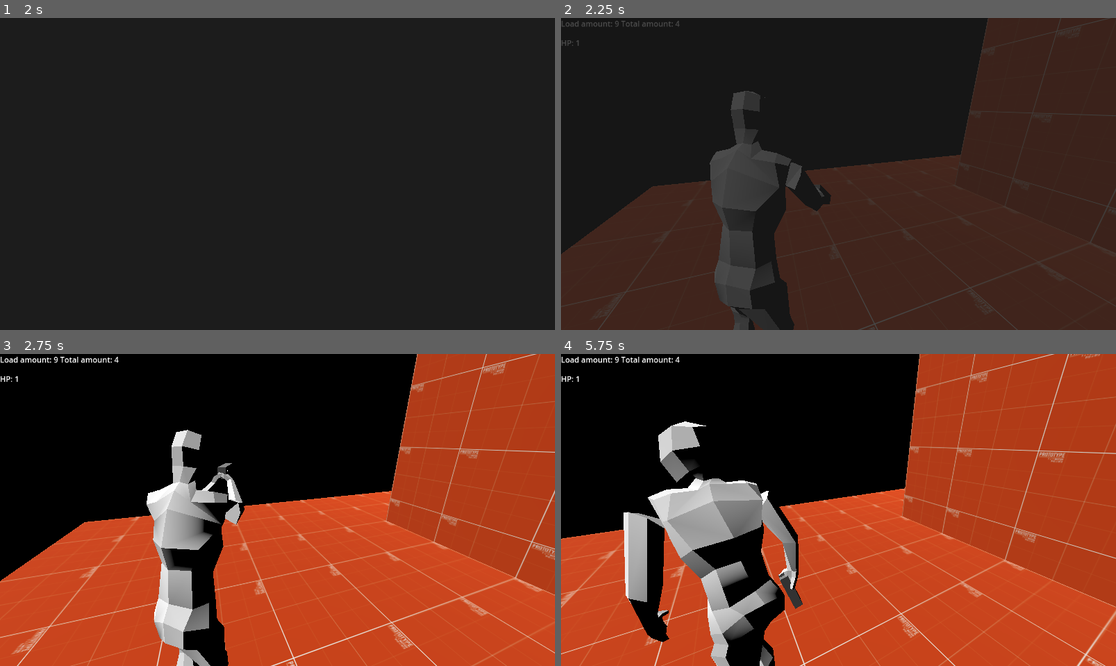
Above: before the commit, frames 1-4 (two rows, left to right).
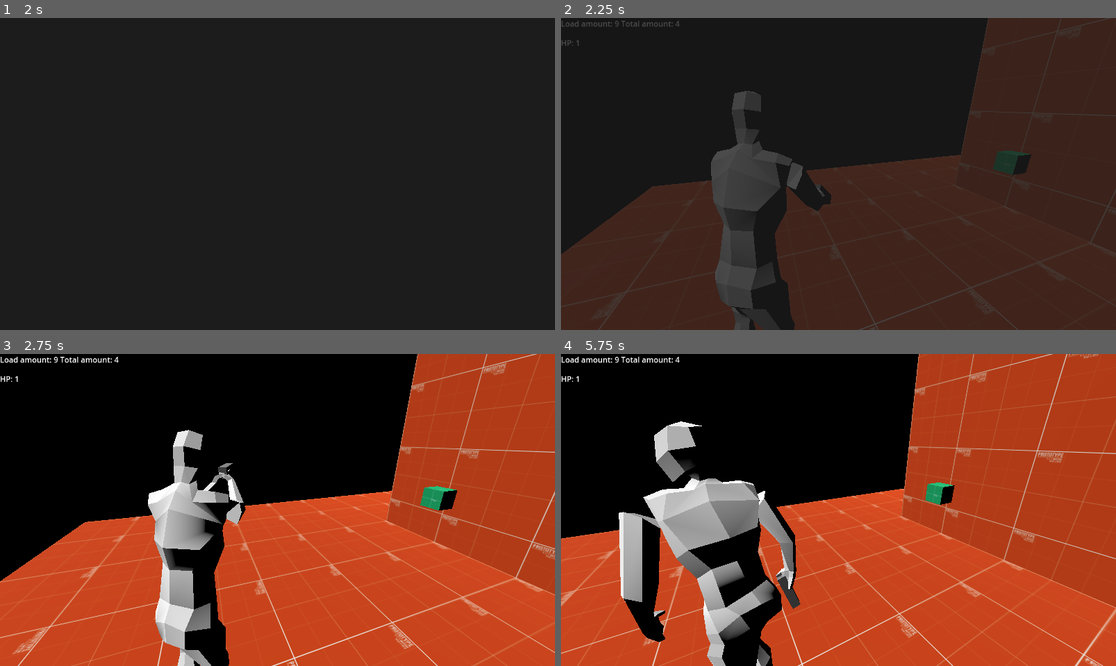
Above: after the commit, the same moments.

Repository: Vosnov/GD_APrototype
Game: Godot game, scene res://Scenes/Menu/main_menu.tscn
The game is run twice, just before and just after one commit, with the same random seed, the same clock (stepped at 60 frames per second) and the same inputs. The engine's default icon, where the game draws it, is replaced by a stand-in: a white triangle on a blue panel in a dark square.
Inputs (mouse positions are in pixels of both pictures, inside the frame that each line leads up to):
- Up to frame 1 (2 s): click "Start" at 0.5 s; click "Start" at 1.25 s
- Up to frame 2 (2.25 s): tap Enter at 2 s; move the mouse to (866, 174) at 2.02 s; hold D (right) from 2.03 s (still down); hold Right mouse button (aim) from 2.03 s (still down)
- Up to frame 3 (2.75 s): keep holding D (right); keep holding Right mouse button (aim); tap S (bottom) at 2.3 s
- Up to frame 4 (5.75 s): move the mouse to (810, 510) at 2.77 s; release D (right) at 2.78 s; release Right mouse button (aim) at 2.78 s; hold A (left) 2.78-3.53 s; tap S (bottom) at 2.85, 5.3 s; click (810, 510) at 3.05 s; move the mouse to (849, 503) at 3.52 s; hold D (right) 3.53-5.03 s; click (849, 503) at 3.6 s; tap W (top) at 3.8, 4.35 s; move the mouse to (832, 516) at 4.27 s; right-click (832, 516) at 4.55 s; move the mouse to (877, 513) at 5.02 s; hold A (left) from 5.03 s (still down); tap E (action) at 5.1 s

Frame 1 is identical in both runs. In frame 2, 0.9% of the frame differs, in the area x 0-85%, y 0-100%; in frame 3, 2.8%; in frame 4, 7.5%, in the area x 0-100%, y 0-100%.

Commit message:
message fix

Diff:
--- a/Nodes/Charecters/Enemy/enemy_type_1.tscn
+++ b/Nodes/Charecters/Enemy/enemy_type_1.tscn
@@ -142,31 +142,31 @@
 transform = Transform3D(-0.4, 0, -3.49691e-08, 0, 0.4, 0, 3.49691e-08, 0, -0.4, 0, 0, 0)
 
 [node name="Skeleton3D" parent="enemyType1/Armature" index="0"]
-bones/0/position = Vector3(0.010358, -0.558107, -0.155994)
+bones/0/position = Vector3(0.118354, -0.523743, 0.043937)
 bones/0/rotation = Quaternion(0.210705, -0.192415, -0.00365799, 0.958419)
 bones/1/rotation = Quaternion(0.245982, -0.181089, 0.0232393, 0.951924)
-bones/2/rotation = Quaternion(0.303884, -0.0970088, -0.0109917, 0.947694)
+bones/2/rotation = Quaternion(0.339738, -0.173228, -0.0079122, 0.924396)
 bones/3/rotation = Quaternion(-0.192146, 0.282214, -0.00120114, 0.939912)
-bones/4/rotation = Quaternion(-0.0805078, 0.0249886, -4.7902e-09, 0.996441)
+bones/4/rotation = Quaternion(0.00170945, -0.247071, -2.6533e-08, 0.968996)
 bones/5/position = Vector3(0.206725, 0.914528, 0.200227)
-bones/5/rotation = Quaternion(0.175464, -0.170495, -0.798003, 0.550759)
+bones/5/rotation = Quaternion(0.142968, -0.133547, -0.797987, 0.570037)
 bones/6/position = Vector3(0.0189716, 0.456808, 0.0756623)
-bones/6/rotation = Quaternion(0.123499, -0.0305133, -0.233985, 0.963882)
-bones/7/rotation = Quaternion(0.160093, -0.0120544, 0.109965, 0.980884)
+bones/6/rotation = Quaternion(0.175271, -0.00784422, -0.329479, 0.927719)
+bones/7/rotation = Quaternion(0.303903, 0.00328477, 0.120827, 0.945004)
 bones/11/position = Vector3(-0.242826, 0.89598, 0.23957)
 bones/11/rotation = Quaternion(0.2106, 0.00167757, 0.868786, 0.448169)
-bones/12/rotation = Quaternion(-0.169282, 0.387565, 0.826816, -0.370826)
+bones/12/rotation = Quaternion(-0.233005, 0.379218, 0.827961, -0.341149)
 bones/12/scale = Vector3(1.00004, 0.999996, 1.00007)
-bones/13/rotation = Quaternion(-0.251767, -0.012546, -0.42823, 0.867799)
+bones/13/rotation = Quaternion(-0.244402, -0.012664, -0.415702, 0.875956)
 bones/13/scale = Vector3(0.999978, 0.999987, 1.00001)
-bones/14/rotation = Quaternion(0.296798, 0.243926, 0.8901, 0.245219)
+bones/14/rotation = Quaternion(0.203112, 0.148445, 0.938232, 0.237551)
 bones/14/scale = Vector3(1.00003, 0.999999, 1.00006)
-bones/15/rotation = Quaternion(-0.20489, -0.010638, 0.415477, 0.886164)
+bones/15/rotation = Quaternion(-0.149748, -0.0112938, 0.303659, 0.940872)
 bones/15/scale = Vector3(0.99999, 0.999987, 0.999999)
-bones/16/position = Vector3(-0.0824419, -1.24961, 1.29703)
-bones/17/position = Vector3(-0.399405, -2.11167, -0.641508)
-bones/18/position = Vector3(-1.07797, -1.1141, 0.842318)
-bones/19/position = Vector3(0.420192, -2.14359, 0.342427)
+bones/16/position = Vector3(-0.143599, -1.15765, 1.33838)
+bones/17/position = Vector3(-0.399367, -2.11167, -0.641656)
+bones/18/position = Vector3(-1.23663, -1.09693, 0.76868)
+bones/19/position = Vector3(0.461926, -2.14596, 0.466758)
 bones/20/position = Vector3(0.139478, -1.10786, 1.13867)
 
 [node name="CollisionShape3D" type="CollisionShape3D" parent="."]
--- a/Nodes/Charecters/player.tscn
+++ b/Nodes/Charecters/player.tscn
@@ -109,7 +109,7 @@
 min_space = 0.0
 
 [sub_resource type="AnimationNodeBlendTree" id="AnimationNodeBlendTree_qr6x4"]
-graph_offset = Vector2(-200.597, -242.339)
+graph_offset = Vector2(-276.802, -219.231)
 nodes/Animation/node = SubResource("AnimationNodeAnimation_ig2hn")
 nodes/Animation/position = Vector2(240, 80)
 "nodes/Animation 2/node" = SubResource("AnimationNodeAnimation_bnpjx")
@@ -140,7 +140,7 @@
 node_connections = [&"output", 0, &"hit_shot", &"Blend2", 0, &"aim_iwr", &"Blend2", 1, &"Animation 3", &"aim_trans", 0, …(287 unchanged characters)…
 
 [node name="Player" type="CharacterBody3D"]
-collision_layer = 3
+collision_layer = 2
 collision_mask = 3
 script = ExtResource("1_argoq")
 HP = 1
@@ -151,38 +151,38 @@
 transform = Transform3D(-0.4, 0, -3.49691e-08, 0, 0.4, 0, 3.49691e-08, 0, -0.4, 0, 0, 0)
 
 [node name="Skeleton3D" parent="myNewPlayer/Armature" index="0"]
-bones/0/position = Vector3(-0.00142153, -0.315305, -0.0399823)
+bones/0/position = Vector3(0.00121149, -0.295433, -0.0392264)
 bones/0/rotation = Quaternion(0.0186382, -0.196081, -0.00372765, 0.980404)
-bones/1/rotation = Quaternion(0.114955, -0.18797, 0.0241224, 0.975126)
+bones/1/rotation = Quaternion(0.115784, -0.146974, 0.0188613, 0.982159)
 bones/2/rotation = Quaternion(0.110454, -0.194868, -0.0220907, 0.97434)
 bones/3/rotation = Quaternion(-0.186458, 0.365145, -0.00155414, 0.912086)
 bones/4/rotation = Quaternion(-1.28079e-10, 0.14834, 3.04512e-10, 0.988936)
-bones/5/rotation = Quaternion(0.0865691, 0.0916645, -0.75882, 0.63898)
-bones/6/position = Vector3(0.0196272, 0.456803, 0.0755817)
-bones/6/rotation = Quaternion(0.0746989, 0.0785055, -0.518255, 0.848333)
-bones/7/rotation = Quaternion(0.415598, 0.0272243, 0.0450932, 0.908022)
-bones/11/rotation = Quaternion(0.135197, -0.0722072, 0.785886, 0.599075)
-bones/12/position = Vector3(-0.0615074, 0.457922, 0.0135057)
-bones/12/rotation = Quaternion(0.107575, -0.171027, 0.437715, 0.876118)
-bones/13/rotation = Quaternion(0.366061, -0.020162, -0.0772253, 0.927162)
-bones/17/position = Vector3(0.255066, 0.127424, 0.0782249)
-bones/17/rotation = Quaternion(-0.264286, -0.113853, 0.955959, 0.0577305)
+bones/5/rotation = Quaternion(0.0927107, 0.102764, -0.777583, 0.613358)
+bones/6/position = Vector3(0.0474125, 0.456609, 0.0721594)
+bones/6/rotation = Quaternion(0.107907, 0.07642, -0.512326, 0.848551)
+bones/7/rotation = Quaternion(0.437931, 0.087213, 0.150927, 0.881947)
+bones/11/rotation = Quaternion(0.139952, -0.047084, 0.799597, 0.582101)
+bones/12/position = Vector3(-0.0356754, 0.455887, 0.0241049)
+bones/12/rotation = Quaternion(0.0675717, -0.169289, 0.420462, 0.888812)
+bones/13/rotation = Quaternion(0.306034, 0.047531, -0.00513419, 0.950819)
+bones/17/position = Vector3(0.238904, 0.132753, 0.0273892)
+bones/17/rotation = Quaternion(-0.312385, 0.136624, 0.926943, -0.15661)
 bones/17/scale = Vector3(1.00004, 0.999995, 1.00006)
-bones/18/rotation = Quaternion(-0.0268309, -0.0144417, -0.0457903, 0.998486)
+bones/18/rotation = Quaternion(-0.101702, -0.0144102, -0.203266, 0.973721)
 bones/18/scale = Vector3(0.999997, 0.999998, 1)
-bones/19/position = Vector3(-0.273212, 0.129657, -0.0621058)
-bones/19/rotation = Quaternion(0.455021, 0.235962, 0.855977, 0.0676785)
+bones/19/position = Vector3(-0.256845, 0.127522, 0.0664848)
+bones/19/rotation = Quaternion(0.562516, 0.0138668, 0.826054, 0.0319109)
 bones/19/scale = Vector3(1.00003, 0.999997, 1.00006)
-bones/20/rotation = Quaternion(-0.0635967, -0.0118847, 0.128536, 0.989592)
-bones/21/position = Vector3(0.301126, -0.00936103, 0.856654)
-bones/22/position = Vector3(-0.798791, -0.0481077, -0.399957)
-bones/23/position = Vector3(-0.263813, -2.04251, 0.427594)
-bones/24/position = Vector3(-0.507438, -1.09834, 1.0648)
-bones/25/position = Vector3(0.287886, -2.06093, -0.529398)
-bones/26/position = Vector3(-0.0499793, -1.13811, 1.06412)
+bones/20/rotation = Quaternion(-0.121723, -0.0119749, 0.208657, 0.970311)
+bones/21/position = Vector3(0.300491, -0.00806169, 0.856654)
+bones/22/position = Vector3(-0.801253, -0.0481077, -0.405977)
+bones/23/position = Vector3(-0.262776, -2.04061, -0.520618)
+bones/24/position = Vector3(-0.364986, -1.15461, 1.07091)
+bones/25/position = Vector3(0.284126, -2.0775, 0.369711)
+bones/26/position = Vector3(-0.0534009, -1.14119, 1.0789)
 
 [node name="BoneAttachment3D" type="BoneAttachment3D" parent="myNewPlayer/Armature/Skeleton3D" index="2"]
-transform = Transform3D(-0.980378, -0.194654, 0.0311276, 0.197126, -0.967965, 0.155515, -0.000141501, 0.1586, 0.987343, -0.798991, -0.0480776, -0.399661)
+transform = Transform3D(-0.990965, -0.107544, -0.08014, 0.104918, -0.993818, 0.036291, -0.0835475, 0.0275552, 0.996122, -0.801253, -0.0481125, -0.405983)
 bone_name = "Bone.011.R"
 bone_idx = 14
 
--- a/Nodes/Interractive/door.tscn
+++ b/Nodes/Interractive/door.tscn
@@ -23,35 +23,38 @@
 var is_accepted = false
 
 func _ready():
+	Events.connect('message_close_ui', _on_message_close)
 	if CLOSED:
 		active_node.change_sprite(close_sprite)
 	if NEED_ACCEPT and !is_accepted:
 		active_node.change_sprite(need_accept_sprite)
 
 func _on_active_node_action_pressed():
+	print(\"hello\")
 	if CLOSED:
-		Events.emit_signal('message_ui', CLOSE_MESSAGE)
+		Events.emit_signal('message_ui', CLOSE_MESSAGE, self)
 		return
 
 	if NEED_ACCEPT and !is_accepted:
-		Events.emit_signal('message_ui', NEED_ACCEPT_MESSAGE)
-		return
+		if has_key():
+			active_node.change_sprite(accept_sprite)
+			Events.emit_signal('message_ui', 'Door opened by KEY', self)
+			return
+		else:
+			Events.emit_signal('message_ui', NEED_ACCEPT_MESSAGE, self)
+			return
 
 	GlobalVariables.player_spawn_data[get_path().get_name(1)] = spawn_point.global_transform
 	SceneTransition.change_scene(NEXT_SCENE)
 
-func check_accept():
+func has_key():
 	var items = Inventory.slots.map(func(slot: SlotData): return slot.ITEM_DATA)
-	if items.has(NEED_KEY_DATA):
-		active_node.change_sprite(accept_sprite)
-		Events.emit_signal('message_ui', 'Door opened by KEY', self)
+	return items.has(NEED_KEY_DATA)
 
-func _on_message(owner):
-	if owner == self:
+func _on_message_close(_message_owner: Node):
+	if !has_key(): return
+	if _message_owner == self:
 		is_accepted = true
-
-func _on_area_3d_body_entered(_body):
-	pass
 "
 
 [sub_resource type="BoxMesh" id="BoxMesh_jb30f"]
@@ -117,7 +120,6 @@
 [node name="SpawnPoint" type="Marker3D" parent="."]
 transform = Transform3D(1, 0, 0, 0, 1, 0, 0, 0, 1, 0, -1, -1)
 
-[connection signal="body_entered" from="Area3D" to="." method="_on_area_3d_body_entered"]
 [connection signal="action_pressed" from="ActiveNode" to="." method="_on_active_node_action_pressed"]
 
 [editable path="ActiveNode"]
--- a/Nodes/UI/ui.tscn
+++ b/Nodes/UI/ui.tscn
@@ -56,16 +56,18 @@
 @export var MESSAGE_UI: PackedScene
 
 @onready var destroy_block_timer = $DestroyBlockTimer
+@onready var close_timer = $CloseTimer
 
 var message_ui: MessageUI
 var can_destory = false
 var remove_message_ui_inputs = [\"action\", \"ui_cancel\", \"ui_menu\", \"shot\", \"aim\"]
-
+var message_owner: Node
 
 func _ready():
 	Events.connect(\"message_ui\", _on_message)
 
-func _on_message(message: String):
+func _on_message(message: String, _message_owner: Node):
+	message_owner = _message_owner
 	if message_ui != null:
 		return
 
@@ -85,11 +87,15 @@
 			return
 
 func remove_message_ui():
-	message_ui.queue_free()
-	Events.emit_signal(\"message_close_ui\")
+	close_timer.start(close_timer.wait_time)
 
 func _on_destroy_block_timer_timeout():
 	can_destory = true
+
+
+func _on_close_timer_timeout():
+	message_ui.queue_free()
+	Events.emit_signal(\"message_close_ui\", message_owner)
 "
 
 [node name="UI" type="CanvasLayer"]
@@ -115,4 +121,9 @@
 wait_time = 0.1
 one_shot = true
 
+[node name="CloseTimer" type="Timer" parent="MessageContainer"]
+wait_time = 0.1
+one_shot = true
+
 [connection signal="timeout" from="MessageContainer/DestroyBlockTimer" to="MessageContainer" method="_on_destroy_block_timer_timeout"]
+[connection signal="timeout" from="MessageContainer/CloseTimer" to="MessageContainer" method="_on_close_timer_timeout"]
--- a/Scenes/test_scene.tscn
+++ b/Scenes/test_scene.tscn
@@ -1,10 +1,20 @@
-[gd_scene load_steps=6 format=3 uid="uid://ymyfncjem0fi"]
+[gd_scene load_steps=11 format=3 uid="uid://ymyfncjem0fi"]
 
 [ext_resource type="PackedScene" uid="uid://dmruxdnqw4rtm" path="res://Nodes/Charecters/player.tscn" id="1_i475y"]
 [ext_resource type="Material" uid="uid://bnqe3hv7a5mjc" path="res://Materials/test_mat_1.tres" id="1_raqd1"]
 [ext_resource type="PackedScene" uid="uid://728vxpr147if" path="res://Nodes/MainCamera.tscn" id="2_0qrda"]
 [ext_resource type="Resource" uid="uid://c1f5nhddcsns4" path="res://Data/key_data.tres" id="4_8r63q"]
+[ext_resource type="PackedScene" uid="uid://cgiy16ss3fg6n" path="res://Nodes/Items/pick_up_base.tscn" id="6_3llrl"]
 [ext_resource type="PackedScene" uid="uid://dsbmcxe7n4yyv" path="res://Nodes/Interractive/door.tscn" id="7_1ch7u"]
+[ext_resource type="Script" path="res://Scripts/Data/slot_data.gd" id="7_ux32v"]
+[ext_resource type="Material" uid="uid://cy3e66p0m55d0" path="res://Materials/test_mat_4.tres" id="8_8vjrn"]
+
+[sub_resource type="Resource" id="Resource_m77jc"]
+script = ExtResource("7_ux32v")
+ITEM_DATA = ExtResource("4_8r63q")
+AMOUNT = 1
+
+[sub_resource type="BoxMesh" id="BoxMesh_wsh8n"]
 
 [node name="TestScene" type="Node3D"]
 
@@ -37,9 +47,6 @@
 [node name="DirectionalLight3D" type="DirectionalLight3D" parent="."]
 transform = Transform3D(0.57524, -0.817295, -0.0335911, 0.509323, 0.325741, 0.796544, -0.640069, -0.475313, 0.603646, 0, 7.97113, 0)
 
-[node name="Player2" parent="." instance=ExtResource("1_i475y")]
-transform = Transform3D(-4.37114e-08, 0, 1, 0, 1, 0, -1, 0, -4.37114e-08, 1.07001, 1.52476, 9.83544)
-
 [node name="CameraController2" parent="." node_paths=PackedStringArray("TARGET") instance=ExtResource("2_0qrda")]
 transform = Transform3D(-4.37114e-08, 0, 1, 0, 1, 0, -1, 0, -4.37114e-08, 1.07001, 1.52476, 9.83544)
 TARGET = NodePath("../Player2")
@@ -47,7 +54,6 @@
 [node name="Door" parent="." instance=ExtResource("7_1ch7u")]
 transform = Transform3D(-4.37114e-08, 0, 1, 0, 1, 0, -1, 0, -4.37114e-08, -0.55, 1.5, 3.5)
 NEXT_SCENE = "res://Scenes/room_1.tscn"
-SHOULD_SPAWN = true
 
 [node name="Door5" parent="." instance=ExtResource("7_1ch7u")]
 transform = Transform3D(1.31134e-07, 0, -1, 0, 1, 0, 1, 0, 1.31134e-07, -3.45, 1.5, 0.5)
@@ -56,20 +62,29 @@
 [node name="Door2" parent="." instance=ExtResource("7_1ch7u")]
 transform = Transform3D(-4.37114e-08, 0, 1, 0, 1, 0, -1, 0, -4.37114e-08, -0.55, 1.5, -2.5)
 NEXT_SCENE = "res://Scenes/room_2.tscn"
-SHOULD_SPAWN = true
 
 [node name="Door3" parent="." instance=ExtResource("7_1ch7u")]
 transform = Transform3D(1.31134e-07, 0, -1, 0, 1, 0, 1, 0, 1.31134e-07, -9.45, 1.5, -9)
 NEXT_SCENE = "res://main.tscn"
 NEED_ACCEPT = true
 NEED_KEY_DATA = ExtResource("4_8r63q")
-SHOULD_SPAWN = true
 
 [node name="Door4" parent="." instance=ExtResource("7_1ch7u")]
 transform = Transform3D(-1, 0, -8.74228e-08, 0, 1, 0, 8.74228e-08, 0, -1, 4, 1.5, -10.45)
 NEXT_SCENE = "res://Scenes/room_3.tscn"
-SHOULD_SPAWN = true
 
 [node name="Door6" parent="." instance=ExtResource("7_1ch7u")]
 transform = Transform3D(-4.37114e-08, 0, 1, 0, 1, 0, -1, 0, -4.37114e-08, 10.45, 1.5, -9)
 CLOSED = true
+
+[node name="Player2" parent="." instance=ExtResource("1_i475y")]
+transform = Transform3D(-4.37114e-08, 0, 1, 0, 1, 0, -1, 0, -4.37114e-08, 1.07001, 1.52476, 9.83544)
+
+[node name="PickUpBase" parent="." instance=ExtResource("6_3llrl")]
+transform = Transform3D(1, 0, 0, 0, 1, 0, 0, 0, 1, 0.258603, 1.38675, 6.61295)
+SLOT_DATA = SubResource("Resource_m77jc")
+
+[node name="MeshInstance3D" type="MeshInstance3D" parent="PickUpBase"]
+transform = Transform3D(0.25, 0, 0, 0, 0.25, 0, 0, 0, 0.25, 0, 0, 0)
+material_override = ExtResource("8_8vjrn")
+mesh = SubResource("BoxMesh_wsh8n")
--- a/Scripts/Global/events.gd
+++ b/Scripts/Global/events.gd
@@ -13,8 +13,8 @@
 #UI
 signal player_hp_ui(hp: float)
 signal player_reload_data_ui(amount: int, total_amount: int)
-signal message_ui(message: String)
-signal message_close_ui()
+signal message_ui(message: String, _message_owner: Node)
+signal message_close_ui(_message_owner: Node)
 #INVENTORY
 signal item_pick_up(slot_data: SlotData, body: Node3D)
 signal inventory_update(slot_datas: Array[SlotData])
--- a/Scripts/Player/animations.gd
+++ b/Scripts/Player/animations.gd
@@ -8,29 +8,26 @@
 var input_dir = Vector2()
 var is_aim = false
 var is_run = false
-var message_is_open = false
 
 var relative_x = 0.0
 var lerp_relative_x = 0.0
 
 func _ready():
-	Events.connect("message_ui", func(_message): message_is_open = true)
-	Events.connect("message_close_ui", func(): message_is_open = false)
-
 	Events.connect('player_shot', _on_player_shot)
 	Events.connect('player_reload', _on_player_reload)
 	Events.connect('player_take_damage', _on_take_damage)
 
 func _physics_process(delta):
-	if message_is_open:
+	if PLAYER_MOVEMENTS.message_is_open:
 		input_dir = input_dir.lerp(Vector2(), delta * 10)
-		ANIMATION_TREE.set("parameters/walk_iwr/blend_position", input_dir)
+		ANIMATION_TREE.set("parameters/walk_iwr/blend_position", input_dir.length())
 		ANIMATION_TREE.set('parameters/main_trans/transition_request', 'walk')
+		ANIMATION_TREE.set('parameters/aim_trans/transition_request', 'not_aim')
 		return
 
 	is_aim = false
 	is_run = false
-	input_dir = input_dir.lerp(PLAYER_MOVEMENTS.input_dir, delta * IWR_SMOOTH)
+	input_dir = input_dir.lerp(Input.get_vector("left", "right", "top", "bottom"), delta * IWR_SMOOTH)
 
 	if Input.is_action_pressed("aim"):
 		is_aim = true
--- a/Scripts/Player/player_movements.gd
+++ b/Scripts/Player/player_movements.gd
@@ -18,8 +18,8 @@
 var input_dir = Vector2()
 
 func _ready():
-	Events.connect("message_ui", func(_message): message_is_open = true)
-	Events.connect("message_close_ui", func(): message_is_open = false)
+	Events.connect("message_ui", func(_message, _message_owner): message_is_open = true)
+	Events.connect("message_close_ui", func(_message_owner): message_is_open = false)
 
 func get_speed():
 	if sprinting and not aiming:
--- a/main.tscn
+++ b/main.tscn
@@ -30,6 +30,12 @@
 
 [sub_resource type="BoxShape3D" id="BoxShape3D_7dn26"]
 size = Vector3(40, 0.1, 40)
+
+[sub_resource type="BoxMesh" id="BoxMesh_3jlas"]
+size = Vector3(1, 6, 20)
+
+[sub_resource type="BoxShape3D" id="BoxShape3D_kny0l"]
+size = Vector3(1, 6, 20)
 
 [sub_resource type="Resource" id="Resource_uo3i3"]
 script = ExtResource("7_r4ngx")
@@ -92,6 +98,15 @@
 [node name="CollisionShape3D" type="CollisionShape3D" parent="NavigationRegion3D/StaticBody3D"]
 shape = SubResource("BoxShape3D_7dn26")
 
+[node name="StaticBody3D3" type="StaticBody3D" parent="NavigationRegion3D"]
+transform = Transform3D(1, 0, 0, 0, 1, 0, 0, 0, 1, 6.89141, 0.051697, 0)
+
+[node name="MeshInstance3D" type="MeshInstance3D" parent="NavigationRegion3D/StaticBody3D3"]
+mesh = SubResource("BoxMesh_3jlas")
+
+[node name="CollisionShape3D" type="CollisionShape3D" parent="NavigationRegion3D/StaticBody3D3"]
+shape = SubResource("BoxShape3D_kny0l")
+
 [node name="Ammo" parent="." instance=ExtResource("6_iygk2")]
 transform = Transform3D(1, 0, 0, 0, 1, 0, 0, 0, 1, 0, 1.34425, 0.746136)
 SLOT_DATA = SubResource("Resource_uo3i3")
Not shown: 1 places in main.tscn that only renumber resources
